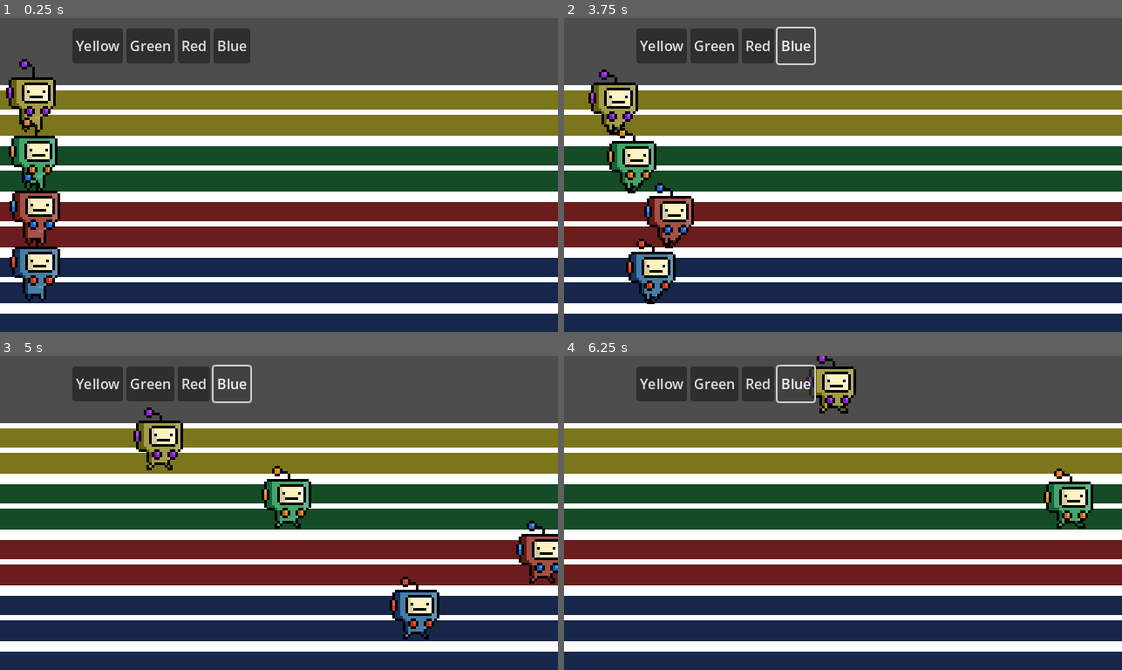
Above: before the commit, frames 1-4 (two rows, left to right).
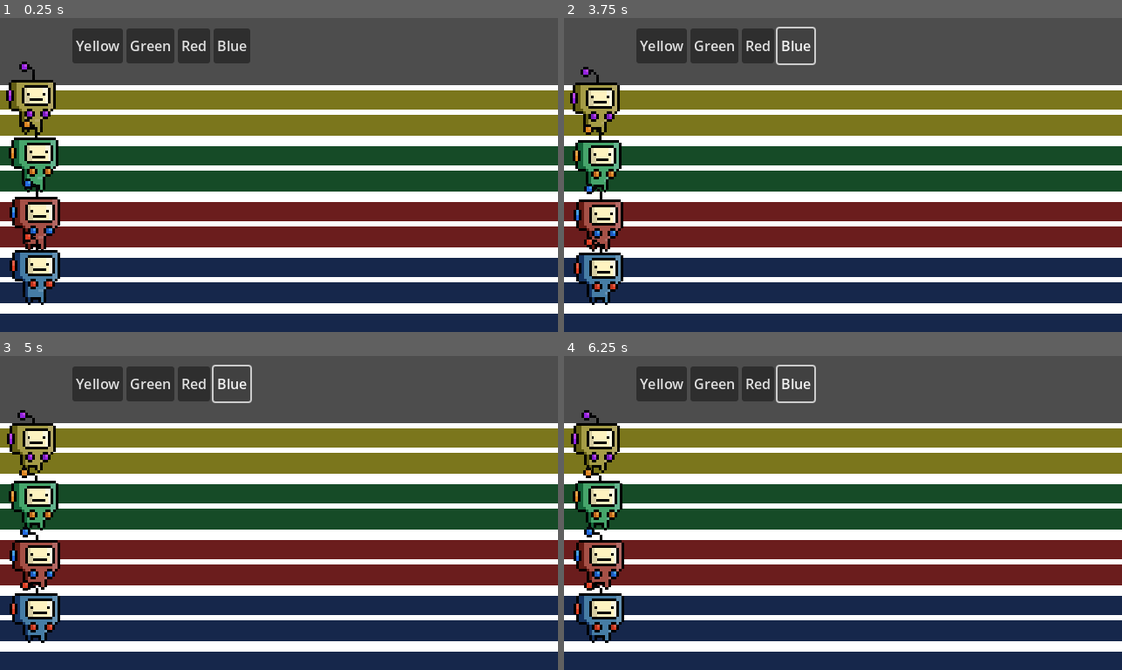
Above: after the commit, the same moments.

Repository: ArauvGit/congressional-app-challenge---superposition-sprint
Game: Godot game, scene res://Scenes/root.tscn
Two runs of this game, one before a commit and one after it. Both use one fixed random seed, a clock stepped at 60 frames per second and the inputs below. The project has no main scene, so this scene is started directly.
Inputs:
- Up to frame 1 (0.25 s): no input
- Up to frame 2 (3.75 s): click "Yellow" at 0.5 s; click "Green" at 1.25 s; click "Red" at 2 s; click "Blue" at 2.75 s; hold Right (ui_right) from 3.53 s (still down)
- Up to frame 3 (5 s): keep holding Right (ui_right); tap Space (jump) at 3.77, 4.52 s
- Up to frame 4 (6.25 s): release Right (ui_right) at 5.03 s; hold Right (ui_right) from 5.78 s (still down); tap Space (jump) at 6.02 s

The runs differ from the first frame. In frame 1, 2.7% of the frame differs, in the area x 1-11%, y 13-92%; in frame 2, 8.1%; in frame 3, 8.7%, in the area x 1-100%, y 16-92%; in frame 4, 6.6%.
Error after the commit: Parse Error: Too few arguments for "set_script()" call. Expected at least 1 but received 0. (res://Scenes/button.gd:19)

Commit message:
script
started adding button scriptr

Diff:
--- /dev/null
+++ b/Scenes/beginning.gd
@@ -0,0 +1,20 @@
+extends CharacterBody2D
+
+const SPEED = 300.0
+const JUMP_VELOCITY = -400.0
+
+
+
+
+
+
+func _on_yellow_pressed() -> void:
+	pass # Replace with function body.
+
+
+func _on_green_pressed() -> void:
+	pass # Replace with function body.
+
+
+func _on_red_pressed() -> void:
+	pass # Replace with function body.
--- a/Scenes/button.gd
+++ b/Scenes/button.gd
@@ -1,11 +1,19 @@
 extends Button
-
-
-# Called when the node enters the scene tree for the first time.
+var button_names: Array = ["yellow", "green", "red", "blue"]
 func _ready() -> void:
 	pass # Replace with function body.
+# Called when the node enters the scene tree for the first time.
 
 
 # Called every frame. 'delta' is the elapsed time since the previous frame.
 func _process(delta: float) -> void:
 	pass
+
+func _pressed() -> void:
+	for group in get_groups():
+		for group_name in button_names:
+			if group.contains(group_name):
+				pass #add the player set script later
+
+func _script_tranformation():
+	self.set_script()
--- a/Scenes/root.tscn
+++ b/Scenes/root.tscn
@@ -9,9 +9,11 @@
 [ext_resource type="Texture2D" uid="uid://cd55uyjye5vr7" path="res://Robot Color Palette/blue robot palette.png" id="5_dun2r"]
 [ext_resource type="Texture2D" uid="uid://blbgc75kvj065" path="res://graybox.png" id="7_dun2r"]
 [ext_resource type="Texture2D" uid="uid://tvifdl4y0qub" path="res://Robot Character idle.png" id="8_8fnbn"]
+[ext_resource type="Script" uid="uid://byeawlldbveod" path="res://Scenes/beginning.gd" id="8_lwnbm"]
 [ext_resource type="Texture2D" uid="uid://pxhtcq8sqrr0" path="res://Robot Walk Beta.png" id="9_8fnbn"]
 [ext_resource type="Texture2D" uid="uid://87li06w08gsy" path="res://Robot Color Palette/yellow robot color palette.png" id="10_fu36u"]
 [ext_resource type="Texture2D" uid="uid://bdhod7ax3cd7a" path="res://Robot Color Palette/green robot color palette.png" id="11_lwnbm"]
+[ext_resource type="Script" uid="uid://n8wna8cmko3x" path="res://Scenes/button.gd" id="14_20eh2"]
 
 [sub_resource type="TileSetAtlasSource" id="TileSetAtlasSource_r3lo5"]
 texture = ExtResource("7_dun2r")
@@ -161,6 +163,12 @@
 shader_parameter/new_palette = ExtResource("4_ckhy6")
 shader_parameter/color_count = 0
 
+[sub_resource type="ShaderMaterial" id="ShaderMaterial_smepp"]
+shader = ExtResource("3_c3mwy")
+shader_parameter/original_palette = ExtResource("5_dun2r")
+shader_parameter/new_palette = ExtResource("10_fu36u")
+shader_parameter/color_count = 12
+
 [sub_resource type="AtlasTexture" id="AtlasTexture_fu36u"]
 atlas = ExtResource("8_8fnbn")
 region = Rect2(0, 0, 32, 32)
@@ -257,12 +265,6 @@
 "name": &"run",
 "speed": 14.0
 }]
-
-[sub_resource type="ShaderMaterial" id="ShaderMaterial_smepp"]
-shader = ExtResource("3_c3mwy")
-shader_parameter/original_palette = ExtResource("5_dun2r")
-shader_parameter/new_palette = ExtResource("10_fu36u")
-shader_parameter/color_count = 12
 
 [sub_resource type="ShaderMaterial" id="ShaderMaterial_4hbtj"]
 shader = ExtResource("3_c3mwy")
@@ -312,27 +314,13 @@
 limit_right = 2294
 limit_bottom = 10000225
 
-[node name="Player4" parent="Node2D" unique_id=538173699 node_paths=PackedStringArray("animated_sprite") instance=ExtResource("1_8pvmw")]
-material = SubResource("ShaderMaterial_86vg6")
-position = Vector2(83, 382.99997)
-scale = Vector2(1.5, 1.5)
-animated_sprite = NodePath("sprite")
-
-[node name="sprite" type="AnimatedSprite2D" parent="Node2D/Player4" unique_id=2109672104]
-texture_filter = 1
-position = Vector2(1, -1)
-scale = Vector2(2, 2)
-sprite_frames = SubResource("SpriteFrames_sdnvj")
-autoplay = "default"
-
-[node name="Player3" parent="Node2D" unique_id=54896673 node_paths=PackedStringArray("animated_sprite") instance=ExtResource("1_8pvmw")]
+[node name="yellow" parent="Node2D" unique_id=54896673 groups=["yellow"] instance=ExtResource("1_8pvmw")]
 material = SubResource("ShaderMaterial_86vg6")
 position = Vector2(82, 189)
 scale = Vector2(1.5, 1.5)
-default_speed_value = 100
-animated_sprite = NodePath("sprite")
-
-[node name="sprite" type="AnimatedSprite2D" parent="Node2D/Player3" unique_id=81889352]
+script = ExtResource("8_lwnbm")
+
+[node name="sprite" type="AnimatedSprite2D" parent="Node2D/yellow" unique_id=81889352]
 texture_filter = 1
 material = SubResource("ShaderMaterial_smepp")
 position = Vector2(-1, -2)
@@ -341,14 +329,13 @@
 animation = &"run"
 autoplay = "default"
 
-[node name="Player2" parent="Node2D" unique_id=2091144046 node_paths=PackedStringArray("animated_sprite") instance=ExtResource("1_8pvmw")]
+[node name="green" parent="Node2D" unique_id=2091144046 groups=["green"] instance=ExtResource("1_8pvmw")]
 material = SubResource("ShaderMaterial_4hbtj")
 position = Vector2(81, 252.00002)
 scale = Vector2(1.5, 1.5)
-default_speed_value = 200
-animated_sprite = NodePath("sprite")
-
-[node name="sprite" type="AnimatedSprite2D" parent="Node2D/Player2" unique_id=409283385]
+script = ExtResource("8_lwnbm")
+
+[node name="sprite" type="AnimatedSprite2D" parent="Node2D/green" unique_id=409283385]
 texture_filter = 1
 material = SubResource("ShaderMaterial_so2ip")
 position = Vector2(1, 0)
@@ -356,14 +343,13 @@
 sprite_frames = SubResource("SpriteFrames_sdnvj")
 autoplay = "default"
 
-[node name="Player" parent="Node2D" unique_id=1916415869 node_paths=PackedStringArray("animated_sprite") instance=ExtResource("1_8pvmw")]
+[node name="red" parent="Node2D" unique_id=1916415869 groups=["red"] instance=ExtResource("1_8pvmw")]
 material = SubResource("ShaderMaterial_86vg6")
 position = Vector2(83, 321.99997)
 scale = Vector2(1.5, 1.5)
-default_speed_value = 400
-animated_sprite = NodePath("sprite")
-
-[node name="sprite" type="AnimatedSprite2D" parent="Node2D/Player" unique_id=264852051]
+script = ExtResource("8_lwnbm")
+
+[node name="sprite" type="AnimatedSprite2D" parent="Node2D/red" unique_id=264852051]
 texture_filter = 1
 material = SubResource("ShaderMaterial_8b75n")
 position = Vector2(1, -1)
@@ -371,6 +357,19 @@
 sprite_frames = SubResource("SpriteFrames_sdnvj")
 autoplay = "default"
 
+[node name="blue" parent="Node2D" unique_id=538173699 groups=["blue"] instance=ExtResource("1_8pvmw")]
+material = SubResource("ShaderMaterial_86vg6")
+position = Vector2(83, 382.99997)
+scale = Vector2(1.5, 1.5)
+script = ExtResource("8_lwnbm")
+
+[node name="sprite" type="AnimatedSprite2D" parent="Node2D/blue" unique_id=2109672104]
+texture_filter = 1
+position = Vector2(1, -1)
+scale = Vector2(2, 2)
+sprite_frames = SubResource("SpriteFrames_sdnvj")
+autoplay = "default"
+
 [node name="Main Menu" parent="." unique_id=338399537 instance=ExtResource("1_i04dx")]
 visible = false
 
@@ -380,21 +379,25 @@
 offset_right = -104.0
 offset_bottom = 148.0
 
-[node name="yellow" type="Button" parent="HBoxContainer" unique_id=1668234909]
+[node name="yellow" type="Button" parent="HBoxContainer" unique_id=1668234909 groups=["yellow"]]
 layout_mode = 2
 text = "Yellow"
-
-[node name="green" type="Button" parent="HBoxContainer" unique_id=1144025427]
+script = ExtResource("14_20eh2")
+
+[node name="green" type="Button" parent="HBoxContainer" unique_id=1144025427 groups=["green"]]
 layout_mode = 2
 text = "Green
 "
-
-[node name="red" type="Button" parent="HBoxContainer" unique_id=570978373]
+script = ExtResource("14_20eh2")
+
+[node name="red" type="Button" parent="HBoxContainer" unique_id=570978373 groups=["red"]]
 layout_mode = 2
 text = "Red
 "
-
-[node name="blue" type="Button" parent="HBoxContainer" unique_id=1049710355]
+script = ExtResource("14_20eh2")
+
+[node name="blue" type="Button" parent="HBoxContainer" unique_id=1049710355 groups=["blue"]]
 layout_mode = 2
 text = "Blue
 "
+script = ExtResource("14_20eh2")
Not shown, added: Scenes/beginning.gd.uid
